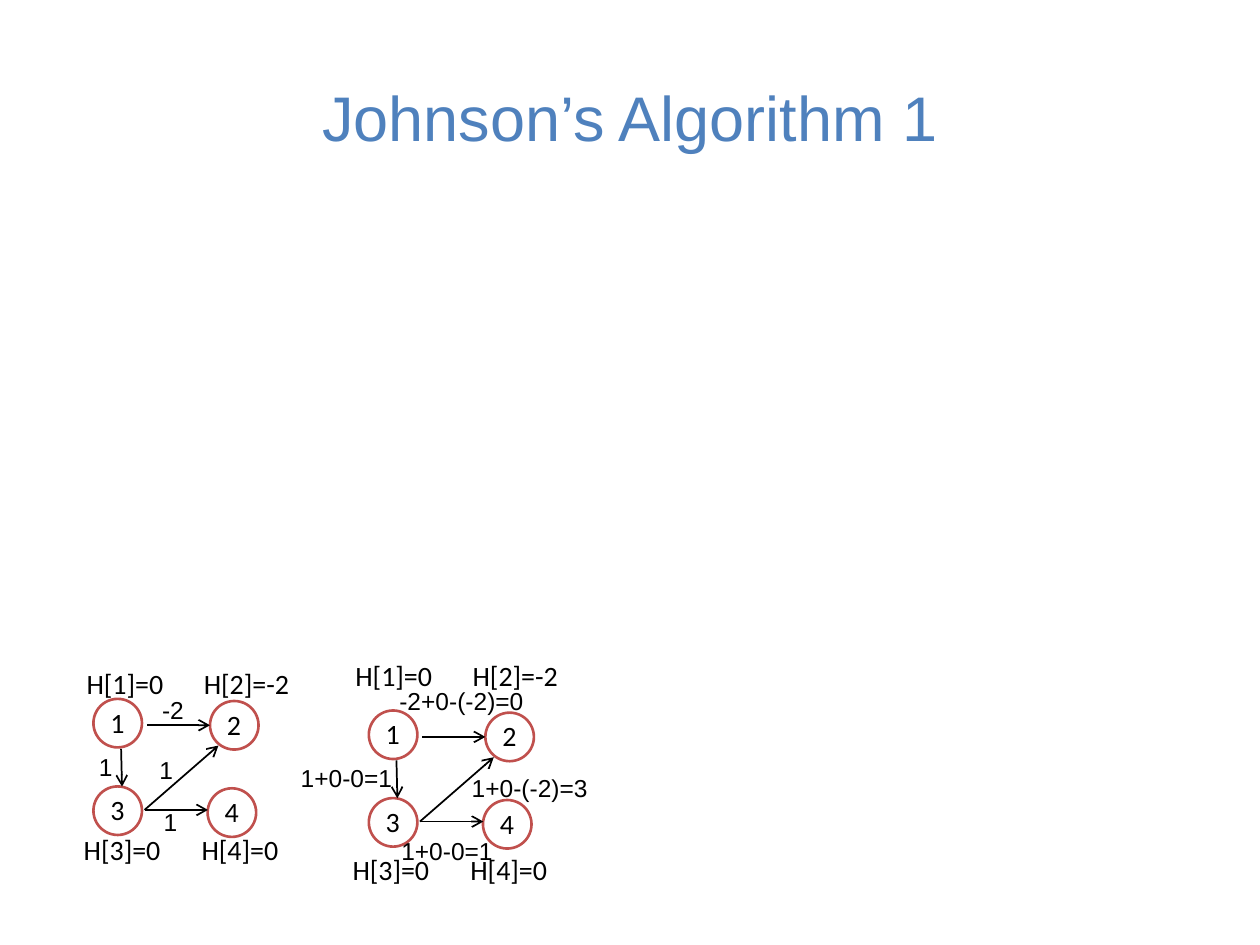
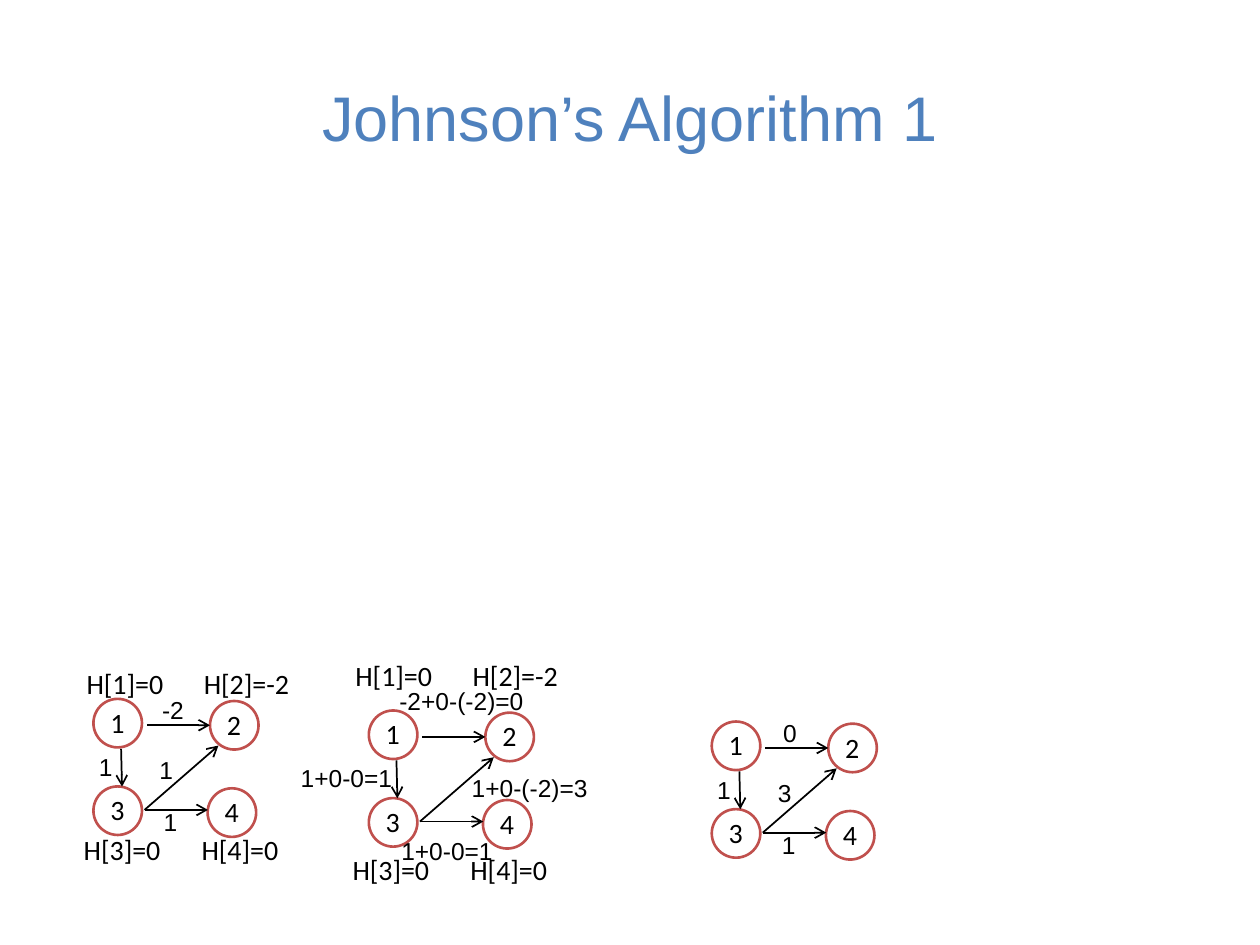
Before and after one commit to guhofstra/CSC111Fa25, a slide deck: slide 19 of FinalExamRelated.pptx. Drawn at 1260x945 pixels with LibreOffice and Linux fonts; fonts in the diff are those of the drawing. Boxes give left, top, right and bottom in pixels: in the first picture for what was removed or moved away, otherwise in the second. Text is boxed around its words. In the diff, an @@ line names an element or a change of style, - is before the commit and + after.

```diff
--- a/FinalExamRelated.pptx
+++ b/FinalExamRelated.pptx
@@ ellipse added at <box>712,722,761,771</box>, fill #FFFFFF, outline #C0504D 1.5 pt @@
@@ text added at <box>729,737,743,755</box>, 16 pt, text #000000 @@
+1
@@ arrow added from (765, 748) to (828, 748), #000000 1 pt @@
@@ text added at <box>783,725,797,748</box>, 14 pt, text #000000 @@
+0
@@ ellipse added at <box>828,723,877,772</box>, fill #FFFFFF, outline #C0504D 1.5 pt @@
@@ text added at <box>845,740,859,758</box>, 16 pt, text #000000 @@
+2
@@ arrow added from (740, 771) to (741, 809), #000000 1 pt @@
@@ arrow added from (762, 833) to (837, 769), #000000 1 pt @@
@@ ellipse added at <box>712,809,761,858</box>, fill #FFFFFF, outline #C0504D 1.5 pt @@
@@ text added at <box>717,782,731,799</box>, 14 pt, text #000000 @@
+1
@@ text added at <box>778,785,792,807</box>, 14 pt, text #000000 @@
+3
@@ text added at <box>729,825,743,844</box>, 16 pt, text #000000 @@
+3
@@ arrow added from (762, 833) to (827, 833), #000000 1 pt @@
@@ text added at <box>782,837,796,854</box>, 14 pt, text #000000 @@
+1
@@ ellipse added at <box>825,811,874,861</box>, fill #FFFFFF, outline #C0504D 1.5 pt @@
@@ text added at <box>843,827,857,845</box>, 16 pt, text #000000 @@
+4
```
Also in this commit, not shown: 8 other slides changed, 7 slides added, 1 slide removed, 1 other file.
